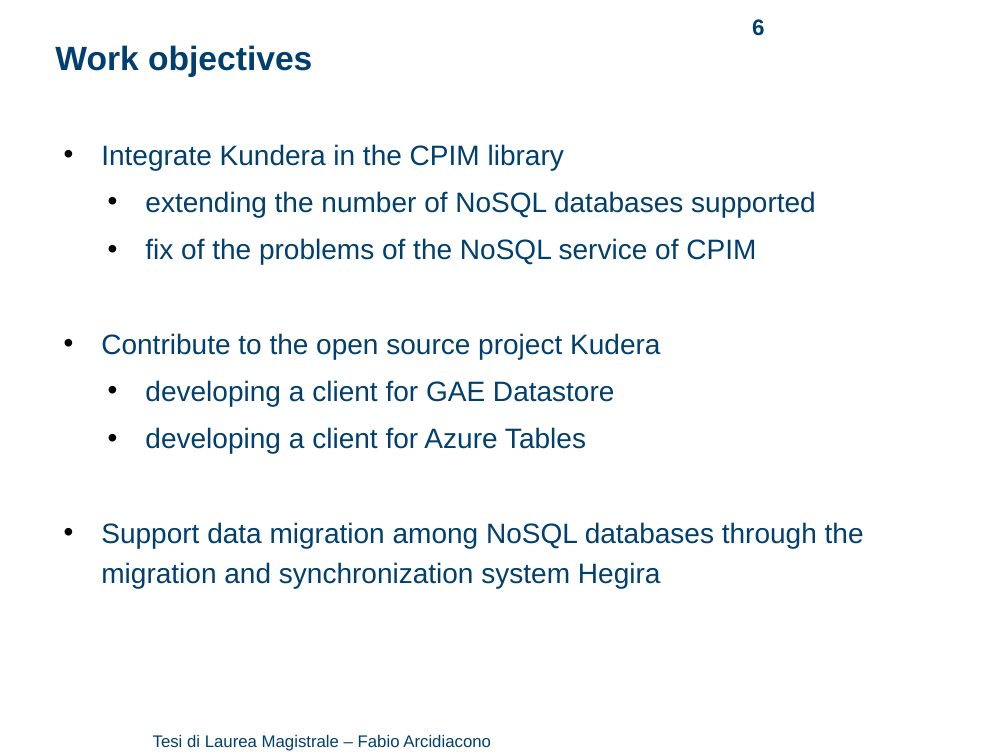
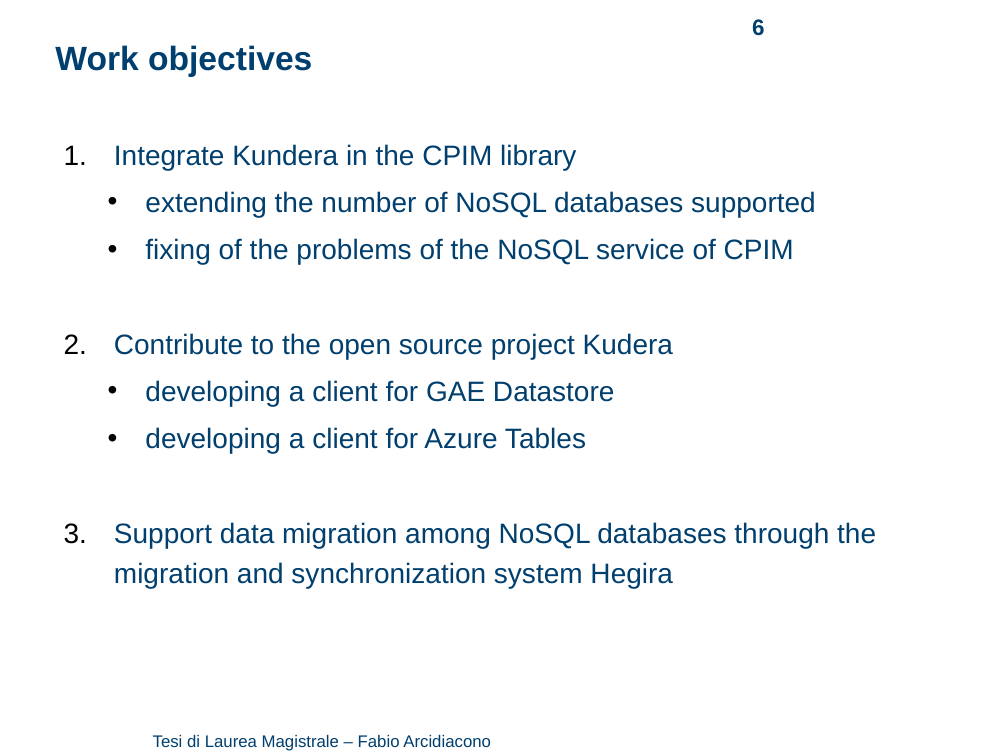
Before and after one commit to arci/thesis, a slide deck: slide 6 of presentation/ThesisPresentation.ppt. Drawn at 1008x756 pixels with LibreOffice and Linux fonts; fonts in the diff are those of the drawing; background and template pictures are left out. Boxes give left, top, right and bottom in pixels: in the first picture for what was removed or moved away, otherwise in the second. Text is boxed around its words. In the diff, an @@ line names an element or a change of style, - is before the commit and + after.

Commit message:
fixes + slide on kundera integration

```diff
--- a/presentation/ThesisPresentation.ppt
+++ b/presentation/ThesisPresentation.ppt
@@ text at (114, 144, 876, 588): bullet • to 1. @@
@@ text at (145, 238, 794, 264): text changed @@
-  • fix of the problems of the NoSQL service of CPIM
+  • fixing of the problems of the NoSQL service of CPIM
```
Also in this commit, not shown: 6 other slides changed, 3 slides added, 2 other files.
